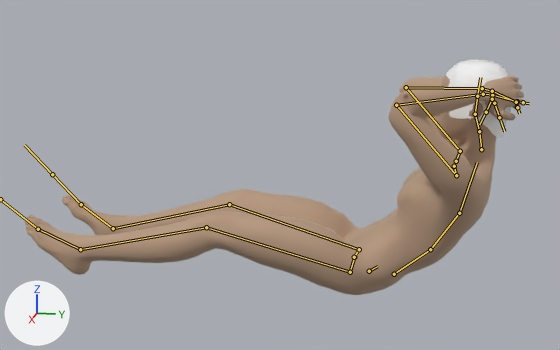
An edit to the FBX model FinalFBXes/ElbowToKneeTuck/ElbowToKneeTuck.fbx, drawn before and after from the same camera.
One viewpoint serves both versions: a 50 mm camera at (0.234, 0.0255, 0.096) aimed at (-0.0011, -0.0215, 0.0372). Lighting does not change. The marker at lower left points along +X, +Y and +Z. Both versions are drawn at frame 1 of the action 'CMU compliant skeleton|IdleToSitup'; the numbers are the values there. The bones that bend it are drawn over the model as lines.

In view in the first picture: 'malemodelMesh', 'short04Mesh'.
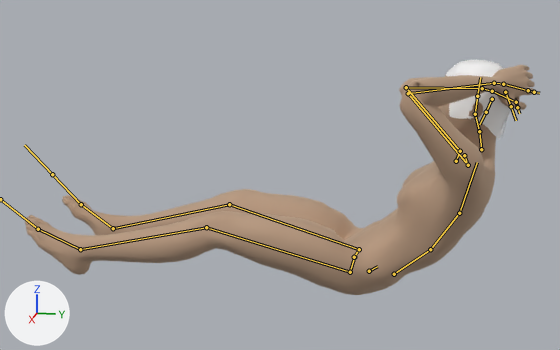
The edits, one by one:
Bone 'LeftShoulder' (bone_leftshoulder) moves from (0.01, -0.012, 0.024) to (-0.032, -0.015, 0.019).

Changed parts and their boxes [x1, y1, x2, y2] in the pictures (560 x 350 px):
'malemodelMesh', posed: before [25, 75, 524, 295]; after [25, 65, 535, 295]
bone 'LeftShoulder', root to tip: before (454, 166) to (456, 175); after (464, 155) to (468, 165)
